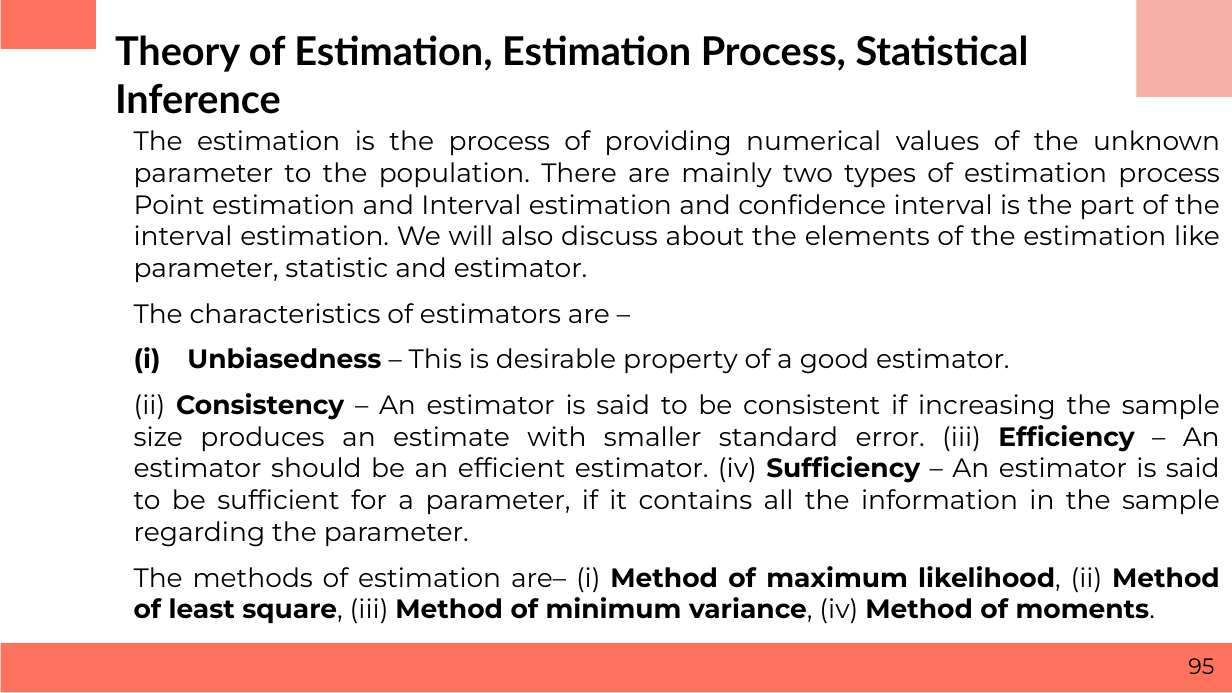
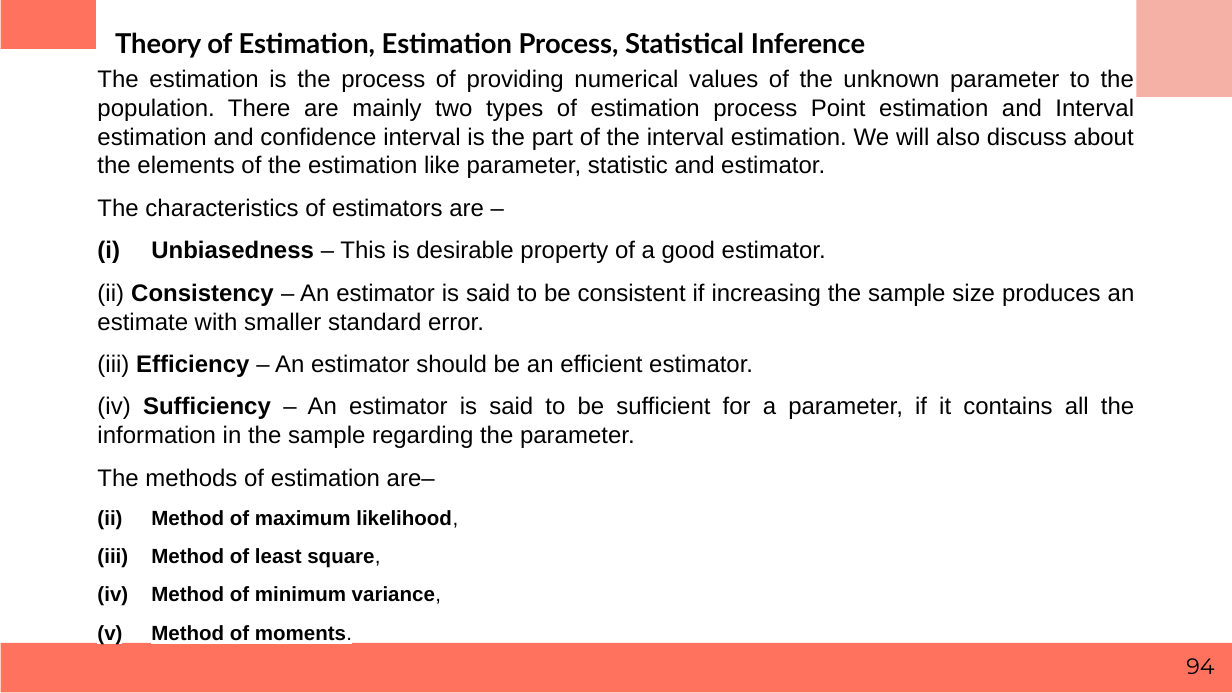
Before and after one commit to keonicsx/Code_Storage, a slide deck: slide 94 of ppt_m3/Business Statistics.pptx (slide 95 before the commit). Drawn at 1232x693 pixels with LibreOffice and Linux fonts; fonts in the diff are those of the drawing. Boxes give left, top, right and bottom in pixels: in the first picture for what was removed or moved away, otherwise in the second. Text is boxed around its words. In the diff, an @@ line names an element or a change of style, - is before the commit and + after.

```diff
--- a/ppt_m3/Business Statistics.pptx
+++ b/ppt_m3/Business Statistics.pptx
@@ title "Theory of Estimation, Estimation Process, ..." at (115,32,865,58): size 23.2 to 16 pt @@
@@ text "The estimation is the process ...": place and size @@
-text "The estimation is the process ..." at (134,130,1220,623)
+text "The estimation is the process ..." at (97,69,1135,641)
@@ text at (97,69,1134,263): size 15.5 to 14 pt, font Montserrat to Arial in "The estimation is the process of providing ...", "The characteristics of estimators are –", "Unbiasedness – This is desirable property of ..." @@
@@ text at (97,283,1135,641): text changed; size 15.5 to 14 pt; font Montserrat to Arial @@
-(ii) Consistency – An estimator is said to be consistent if increasing the sample size produces an estimate with smaller standard error. (iii) Efficiency – An estimator should be an efficient estimator. (iv) Sufficiency – An estimator is said to be sufficient for a parameter, if it contains all the information in the sample regarding the parameter.
-The methods of estimation are– (i) Method of maximum likelihood, (ii) Method of least square, (iii) Method of minimum variance, (iv) Method of moments.
+(ii) Consistency – An estimator is said to be consistent if increasing the sample size produces an estimate with smaller standard error.
+(iii) Efficiency – An estimator should be an efficient estimator.
+(iv) Sufficiency – An estimator is said to be sufficient for a parameter, if it contains all the information in the sample regarding the parameter.
+The methods of estimation are–
+(i) Method of maximum likelihood,
+(ii) Method of least square,
+(iii) Method of minimum variance,
+(iv) Method of moments.
@@ page number at (1186,658,1214,674): text changed @@
-95
+94
```
Also in this commit, not shown: 44 other slides changed, 2 slides removed, 2 other files.
